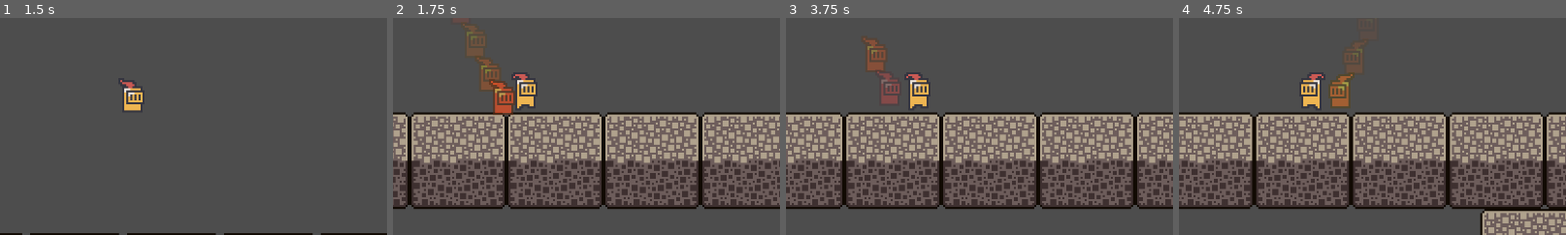
Above: before the commit, frames 1-4 (left to right).
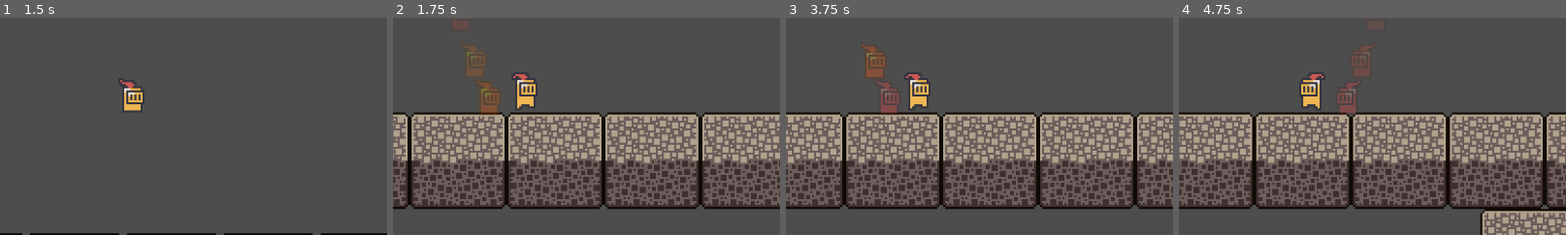
Above: after the commit, the same moments.

Repository: Amen-Haj-Brahim/experimental-godot-platformer
Game: Godot game, scene res://scenes/amjangame.tscn
Same seed, same stepped clock (60 frames per second), same inputs: the game is played once before the commit and once after it.
Inputs:
- Up to frame 1 (1.5 s): tap Enter at 0.5 s; hold D (move_right) from 0.53 s (still down); tap Ctrl (stomp) at 0.6 s; tap Space (jump) at 0.77, 0.8, 1.07, 1.35 s
- Up to frame 2 (1.75 s): keep holding D (move_right); tap Space (jump) at 1.52 s; tap Ctrl (stomp) at 1.55 s
- Up to frame 3 (3.75 s): tap Space (jump) at 1.82, 2.3, 3.02, 3.32 s; release D (move_right) at 2.03 s; hold A (move_left) 2.03-2.78 s; tap F (dash) at 2.1 s; hold D (move_right) from 2.78 s (still down); tap Ctrl (stomp) at 2.85, 3.6 s
- Up to frame 4 (4.75 s): tap Space (jump) at 3.77, 3.8, 4.07, 4.35, 4.52 s; release D (move_right) at 4.28 s; hold A (move_left) from 4.28 s (still down); tap Ctrl (stomp) at 4.55 s
The pictures show only the part of the screen within x 33-83%, y 28-78%; the shares and areas given below are measured in that part.

Frame 1 is identical in both runs. In frame 2, 1.8% of the frame differs, in the area x 18-32%, y 3-45%; in frame 3, 1.0%; in frame 4, 1.4%.

Commit message:
stomping increases the max fall speed

Diff:
--- a/scripts/playermovement.gd
+++ b/scripts/playermovement.gd
@@ -64,11 +64,14 @@
 	if velocity.y>0:
 		velocity.y+=20
 	if velocity.y>MAX_FALL_SPEED:
-		velocity.y=MAX_FALL_SPEED
+		if is_stomping:
+			velocity.y=STOMP_MAX_FALL_SPEED
+		else:
+			velocity.y=MAX_FALL_SPEED
 	if abs(velocity.x)>MAX_SPEED:
 		velocity.x=MAX_SPEED*horizontal
 	# Handle function calls.
-	jump(delta)
+	jump()
 	dash(horizontal,vertical)
 	player_move(horizontal)
 	flip(horizontal)
@@ -89,7 +92,7 @@
 	await get_tree().create_timer(coyote_time).timeout
 	can_coyote_jump=false
 
-func jump(delta):
+func jump():
 	# handle buffered jump
 	if buffered_jump_press and is_on_floor():
 		velocity.y = JUMP_VELOCITY
